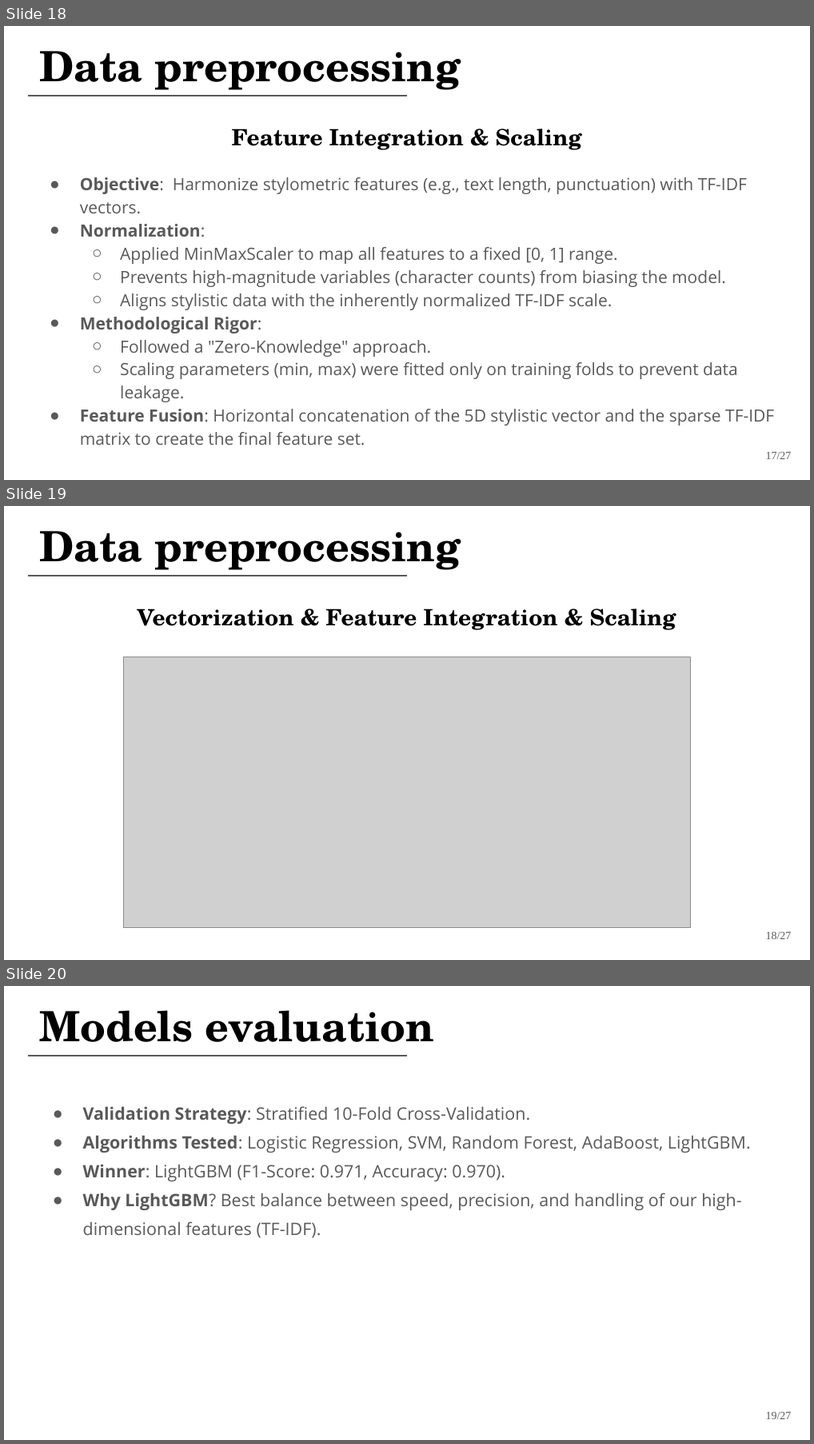
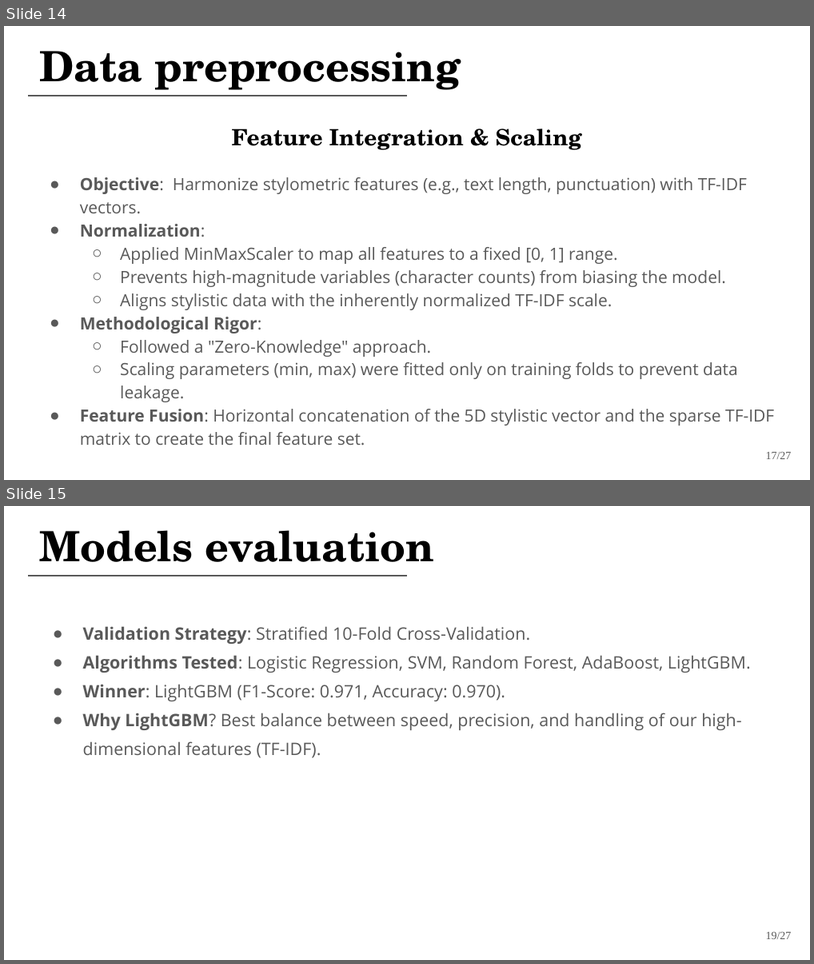
Before and after one commit to jackomazi/data-mining-and-machine-learning-project, a slide deck: fake_news_detector_presentation.pptx. Shown one above the other, each under a label of ours: slides 18, 19 and 20 before the commit, slides 14 and 15 after it. The pictures are 814x1444 and 814x964 pixels, drawn with LibreOffice and Linux fonts; fonts in the diff are those of the drawing; grey boxes stand for pictures. Boxes give left, top, right and bottom in pixels: in the first picture for what was removed or moved away, otherwise in the second. Text is boxed around its words. In the diff, an @@ line names an element or a change of style, - is before the commit and + after.

```diff
--- a/fake_news_detector_presentation.pptx
+++ b/fake_news_detector_presentation.pptx
@@ slide 19 removed at bbox=[4, 506, 810, 960], background #FFFFFF @@
@@ title removed at bbox=[39, 531, 462, 570] @@
-Data preprocessing
@@ line removed from (28, 576) to (407, 576) @@
@@ text removed at bbox=[138, 608, 677, 630] @@
-Vectorization & Feature Integration & Scaling
@@ picture removed at bbox=[123, 656, 691, 928] @@
@@ text removed at bbox=[766, 931, 792, 939] @@
-18/27
@@ what was slide 18 is now slide 14 @@
@@ what was slide 20 is now slide 15 @@
```
Also in this commit, not shown: 1 slide changed, 4 other slides removed, 1 other file.
